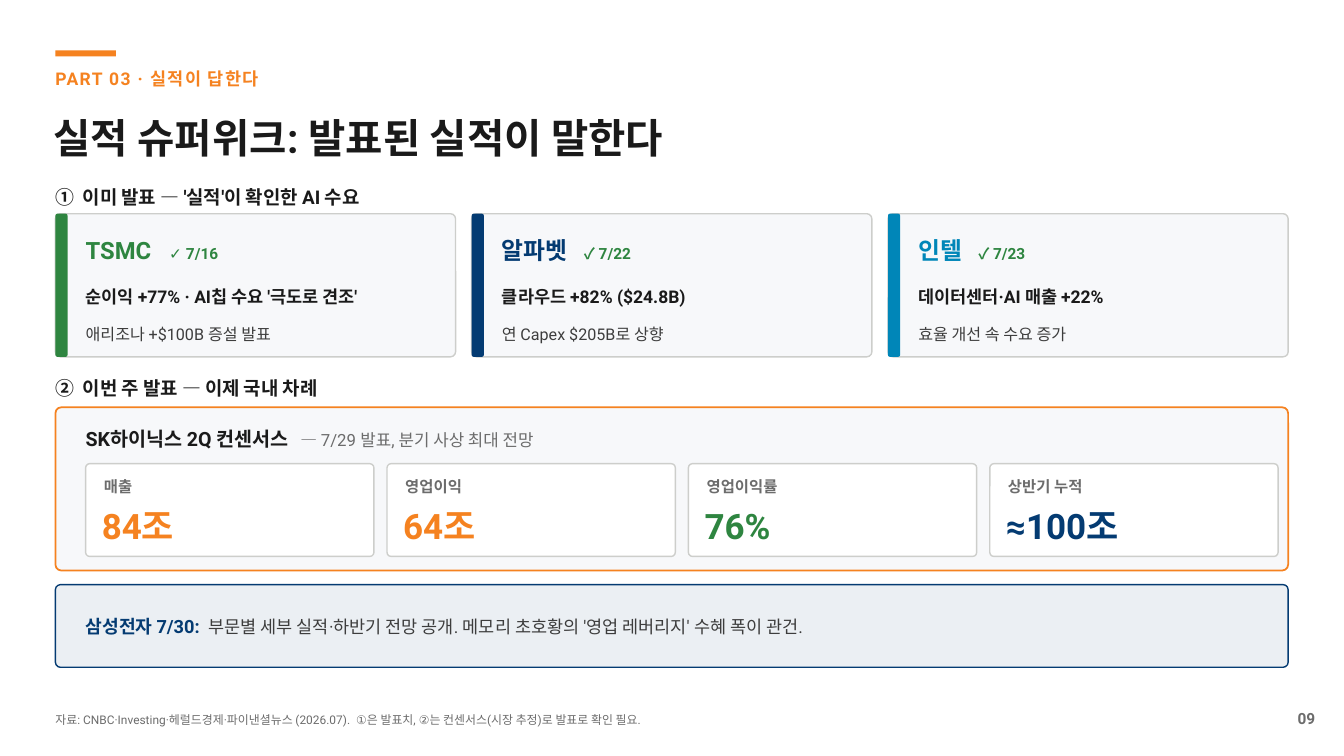
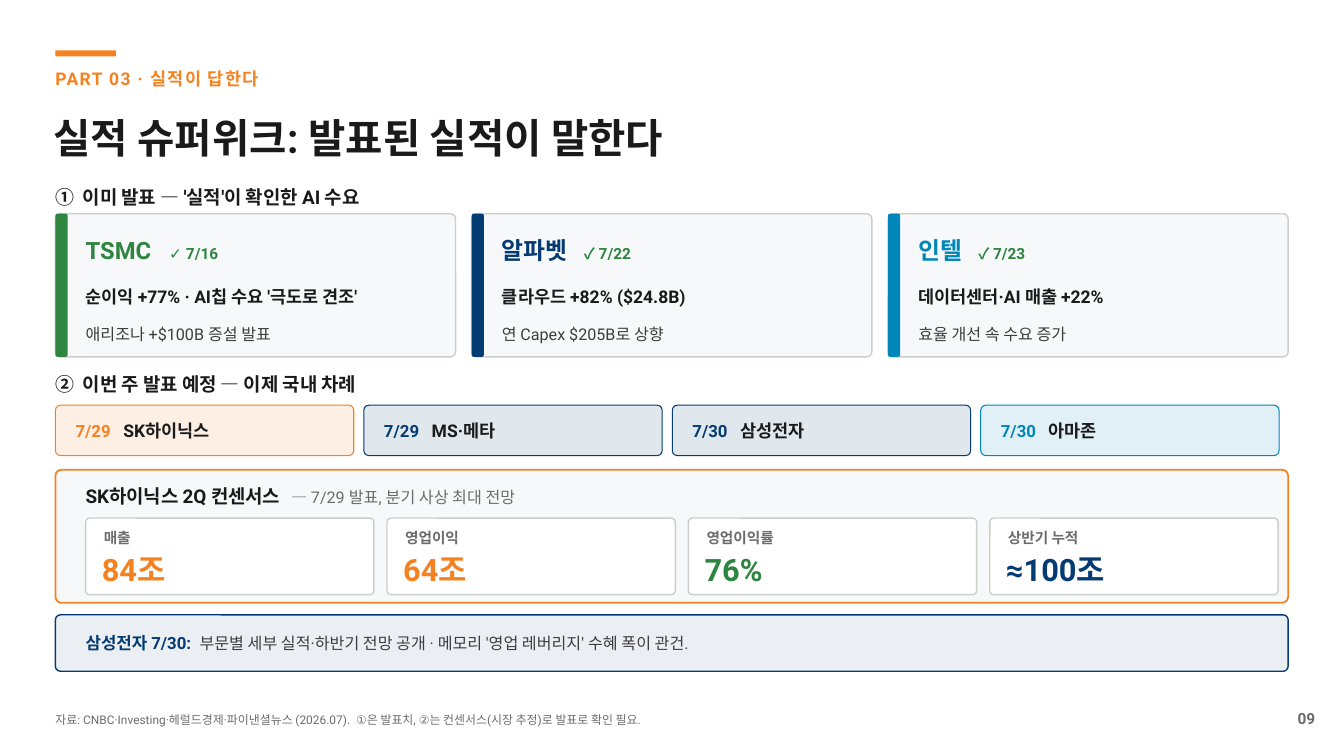
Before and after one commit to hanaroline/work_1, a slide deck: slide 9 of 반도체_투자_세미나_20260728.pptx. Drawn at 1344x756 pixels with LibreOffice and Linux fonts; fonts in the diff are those of the drawing. Boxes give left, top, right and bottom in pixels: in the first picture for what was removed or moved away, otherwise in the second. Text is boxed around its words. In the diff, an @@ line names an element or a change of style, - is before the commit and + after.

```diff
--- a/반도체_투자_세미나_20260728.pptx
+++ b/반도체_투자_세미나_20260728.pptx
@@ text at [55, 375, 357, 393]: text changed @@
-② 이번 주 발표 — 이제 국내 차례
+② 이번 주 발표 예정 — 이제 국내 차례
@@ rounded rectangle added at [55, 405, 354, 456], fill #F58220 at 12% opacity, outline #F58220 0.75 pt @@
@@ rounded rectangle added at [364, 405, 662, 456], fill #043B72 at 12% opacity, outline #043B72 0.75 pt @@
@@ rounded rectangle added at [673, 405, 971, 456], fill #043B72 at 12% opacity, outline #043B72 0.75 pt @@
@@ rounded rectangle added at [981, 405, 1279, 456], fill #0086B8 at 12% opacity, outline #0086B8 0.75 pt @@
@@ text added at [76, 422, 209, 439], 12.5 pt, text #1A1A1A, bold @@
+7/29 SK하이닉스
@@ text added at [384, 422, 495, 439], 12.5 pt, text #1A1A1A, bold @@
+7/29 MS·메타
@@ text added at [692, 422, 804, 439], 12 pt, text #043B72, bold @@
+7/30 삼성전자
@@ text added at [1001, 422, 1097, 439], 12 pt, text #0086B8, bold @@
+7/30 아마존
@@ rounded rectangle: place and size @@
-rounded rectangle at [55, 407, 1289, 571]
+rounded rectangle at [55, 470, 1289, 603]
@@ text "SK하이닉스 2Q 컨센서스 — 7/29 ...": place and size @@
-text "SK하이닉스 2Q 컨센서스 — 7/29 ..." at [86, 429, 534, 449]
+text "SK하이닉스 2Q 컨센서스 — 7/29 ..." at [86, 487, 516, 505]
@@ text "SK하이닉스 2Q 컨센서스 — 7/29 ..." at [86, 487, 516, 505]: size 14 to 13.5 pt in "SK하이닉스 2Q 컨센서스"; size 12 to 11.5 pt in "— 7/29 발표, 분기 사상 최대 전망" @@
@@ proportions changed in 6 elements at [55, 615, 1289, 671], [55, 470, 1289, 603], [387, 518, 676, 595], [689, 518, 977, 595], [990, 518, 1278, 595], [86, 518, 374, 595] @@
@@ rounded rectangle: place and size @@
-rounded rectangle at [86, 464, 374, 557]
+rounded rectangle at [86, 518, 374, 595]
@@ rounded rectangle: place and size @@
-rounded rectangle at [387, 464, 676, 557]
+rounded rectangle at [387, 518, 676, 595]
@@ rounded rectangle: place and size @@
-rounded rectangle at [689, 464, 977, 557]
+rounded rectangle at [689, 518, 977, 595]
@@ 4 texts: place and size @@
-4 texts at [104, 479, 1082, 494]
+4 texts at [104, 530, 1079, 545]
@@ size 11 to 10.5 pt in 4 elements at [104, 531, 131, 544], [1008, 530, 1079, 545], [405, 530, 459, 545], [707, 530, 774, 545] @@
@@ rounded rectangle: place and size @@
-rounded rectangle at [990, 464, 1278, 557]
+rounded rectangle at [990, 518, 1278, 595]
@@ text "84조": place and size @@
-text "84조" at [102, 512, 174, 540]
+text "84조" at [102, 557, 166, 582]
@@ text "64조": place and size @@
-text "64조" at [403, 512, 475, 540]
+text "64조" at [403, 557, 467, 582]
@@ text "76%": place and size @@
-text "76%" at [705, 513, 771, 540]
+text "76%" at [705, 559, 763, 582]
@@ size 25 to 22 pt in 4 elements at [102, 557, 166, 582], [403, 557, 467, 582], [705, 559, 763, 582], [1006, 557, 1105, 582] @@
@@ text "≈100조": place and size @@
-text "≈100조" at [1006, 512, 1118, 540]
+text "≈100조" at [1006, 557, 1105, 582]
@@ rounded rectangle: place and size @@
-rounded rectangle at [55, 585, 1289, 667]
+rounded rectangle at [55, 615, 1289, 671]
@@ text at [86, 635, 689, 651]: text changed; size 12.5 to 11.5 pt @@
-삼성전자 7/30: 부문별 세부 실적·하반기 전망 공개. 메모리 초호황의 '영업 레버리지' 수혜 폭이 관건.
+삼성전자 7/30: 부문별 세부 실적·하반기 전망 공개 · 메모리 '영업 레버리지' 수혜 폭이 관건.
```
Also in this commit, not shown: 1 other slide changed.
